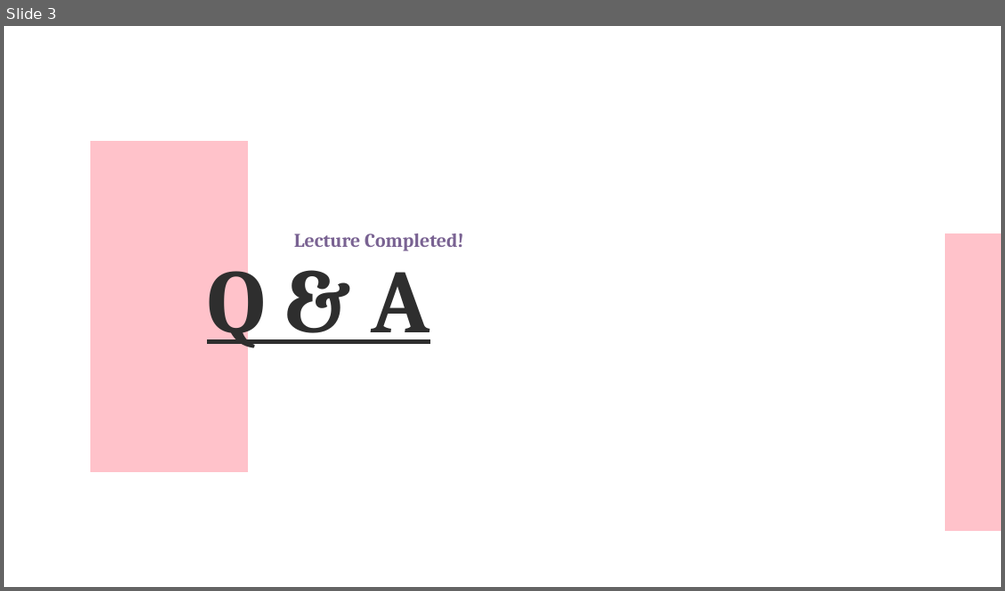
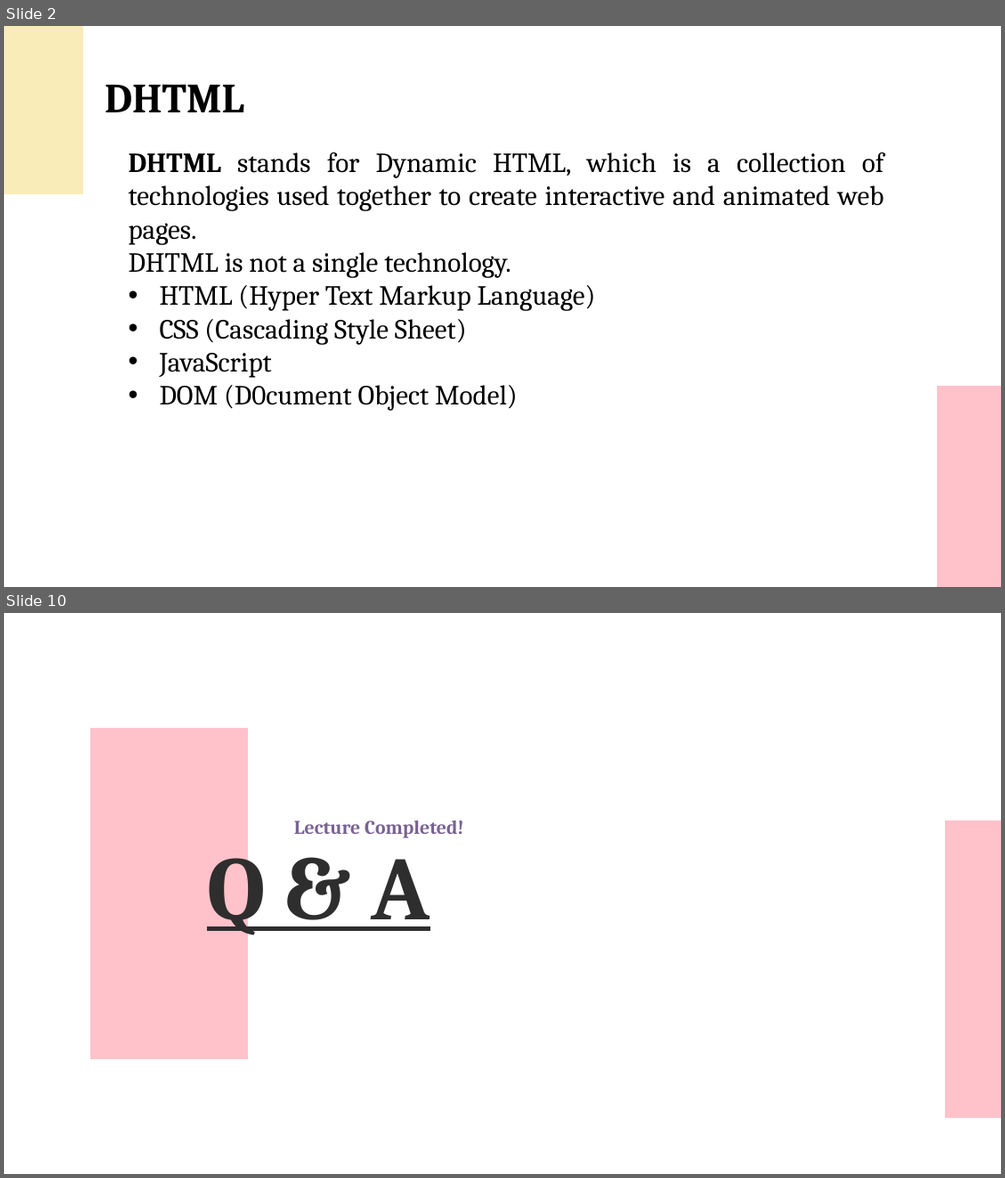
Before and after one commit to UKhayam/Web-Design-Web-Programming, a slide deck: Web-Lecture-05.pptx. Shown one above the other, each under a label of ours: slide 3 before the commit, slides 2 and 10 after it; the slides between them are not shown. The pictures are 1005x591 and 1005x1178 pixels, drawn with LibreOffice and Linux fonts; fonts in the diff are those of the drawing. Boxes give left, top, right and bottom in pixels: in the first picture for what was removed or moved away, otherwise in the second. Text is boxed around its words. In the diff, an @@ line names an element or a change of style, - is before the commit and + after.

```diff
--- a/Web-Lecture-05.pptx
+++ b/Web-Lecture-05.pptx
@@ slide 2 added at <box>4,26,1001,587</box>, background #FFFFFF @@
@@ freeform shape added at <box>4,26,82,194</box>, fill #F9ECB8 @@
@@ text added at <box>105,84,244,112</box>, 60 pt, text #000000, bold @@
+DHTML
@@ text added at <box>129,152,884,410</box>, 40 pt, text #000000 @@
+  DHTML stands for Dynamic HTML, which is a collection of technologies used together to create interactive and animated web pages.
+  DHTML is not a single technology.
+  • HTML (Hyper Text Markup Language)
+  • CSS (Cascading Style Sheet)
+  • JavaScript
+  • DOM (D0cument Object Model)
@@ freeform shape added at <box>937,386,1001,587</box>, fill #FFC2CA @@
@@ what was slide 3 is now slide 10 @@
```
Also in this commit, not shown: 1 slide changed, 7 other slides added, 1 slide removed, 4 other files.
